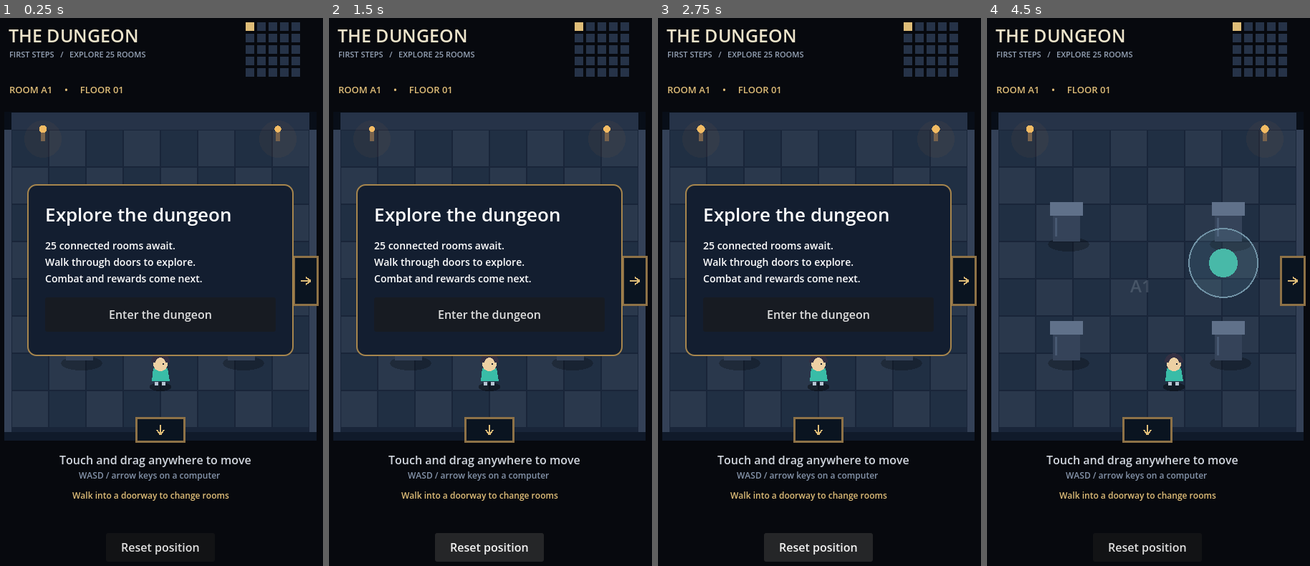
Above: before the commit, frames 1-4 (left to right).
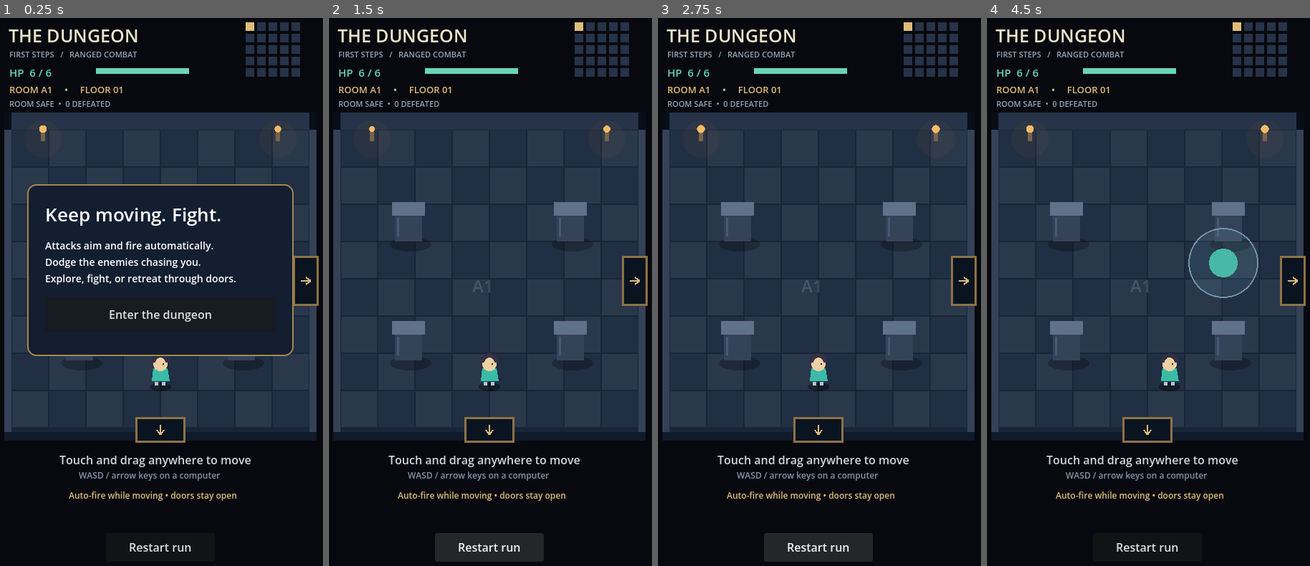
Above: after the commit, the same moments.

Repository: gabrieldragoscalin-hash/novels
Game: Godot game, scene res://scenes/room.tscn
Two runs of this game, one before a commit and one after it. Both use one fixed random seed, a clock stepped at 60 frames per second and the inputs below.
Inputs (mouse positions are in pixels of both pictures, inside the frame that each line leads up to):
- Up to frame 1 (0.25 s): no input
- Up to frame 2 (1.5 s): click (490, 549) at 0.5 s, where only the run before the commit has a clickable "Reset position"; click (490, 549) at 1.25 s, where only the run after the commit has a clickable "Restart run"
- Up to frame 3 (2.75 s): click (819, 549) at 2 s, where only the run after the commit has a clickable "Restart run"
- Up to frame 4 (4.5 s): click (1148, 549) at 2.75 s, where only the run after the commit has a clickable "Restart run"; click (1148, 313) at 3.5 s, where only the run before the commit has a clickable "Enter the dungeon"; tap Enter at 4.25 s; move the mouse to (1222, 264) at 4.27 s; hold D from 4.28 s (still down); click (1222, 264) at 4.42 s

The runs differ from the first frame. In frame 1, 3.4% of the frame differs, in the area x 3-74%, y 6-98%; in frame 2, 17%, in the area x 3-91%, y 6-98%; in frame 3, 17%; in frame 4, 1.5%.

Commit message:
Add moving auto-fire combat, chasing enemies, and death restart

Diff:
--- /dev/null
+++ b/scripts/combat.gd
@@ -0,0 +1,147 @@
+extends RefCounted
+## Pure encounter state, shared with room storage; no enemy respawns on re-entry.
+const ENEMY_HP := 3
+const ENEMY_SPEED := 67.0
+const FIRE_INTERVAL := 0.45
+const BULLET_SPEED := 390.0
+const MAX_HEALTH := 6
+var health := MAX_HEALTH
+var hurt_time := 0.0
+var grace_time := 0.0
+var fire_time := 0.0
+var enemies: Array = []
+var bullets: Array = []
+var impacts: Array = []
+var kills := 0
+var nav := AStarGrid2D.new()
+var bounds: Rect2
+var obstacles: Array[Rect2]
+
+func _init(room_bounds: Rect2, pillars: Array[Rect2]) -> void:
+	bounds = room_bounds
+	obstacles = pillars
+	nav.region = Rect2i(0, 0, 25, 25)
+	nav.cell_size = Vector2(16, 16)
+	nav.offset = Vector2(48, 190)
+	nav.diagonal_mode = AStarGrid2D.DIAGONAL_MODE_ONLY_IF_NO_OBSTACLES
+	nav.update()
+	for y in range(25):
+		for x in range(25):
+			var cell := Vector2i(x, y)
+			nav.set_point_solid(cell, blocked(nav.get_point_position(cell), 15))
+
+func enter(state: Dictionary, player: Vector2) -> void:
+	bullets.clear()
+	impacts.clear()
+	fire_time = 0.15
+	grace_time = 0.7
+	enemies = state["enemies"]
+	# Keep doorway arrivals safe without healing or resurrecting enemies.
+	for enemy in enemies:
+		if enemy["hp"] <= 0: continue
+		if enemy["pos"].distance_to(player) < 90:
+			var best := Vector2(240, 270)
+			for point in [Vector2(240, 270), Vector2(192, 385), Vector2(288, 385), Vector2(240, 510)]:
+				if point.distance_to(player) > best.distance_to(player): best = point
+			enemy["pos"] = best
+		enemy["path"] = PackedVector2Array()
+		enemy["repath"] = 0.0
+
+func blocked(point: Vector2, radius: float) -> bool:
+	if not bounds.grow(-radius).has_point(point): return true
+	for obstacle in obstacles:
+		if obstacle.grow(radius).has_point(point): return true
+	return false
+
+func wall_between(a: Vector2, b: Vector2) -> bool:
+	for obstacle in obstacles:
+		var rect := obstacle.grow(3)
+		if rect.has_point(a) or rect.has_point(b): return true
+		var corners := [rect.position, Vector2(rect.end.x, rect.position.y), rect.end, Vector2(rect.position.x, rect.end.y)]
+		for i in range(4):
+			if Geometry2D.segment_intersects_segment(a, b, corners[i], corners[(i + 1) % 4]) != null: return true
+	return false
+
+func _cell(point: Vector2) -> Vector2i:
+	var cell := Vector2i(((point - nav.offset) / 16.0).round())
+	cell.x = clampi(cell.x, 0, 24)
+	cell.y = clampi(cell.y, 0, 24)
+	if nav.is_point_solid(cell):
+		var nearest := INF
+		var best := cell
+		for y in range(maxi(0, cell.y - 3), mini(25, cell.y + 4)):
+			for x in range(maxi(0, cell.x - 3), mini(25, cell.x + 4)):
+				var candidate := Vector2i(x, y)
+				var distance := nav.get_point_position(candidate).distance_squared_to(point)
+				if not nav.is_point_solid(candidate) and distance < nearest:
+					nearest = distance
+					best = candidate
+		cell = best
+	return cell
+
+func tick(delta: float, player: Vector2) -> void:
+	if health <= 0: return
+	hurt_time = maxf(0, hurt_time - delta)
+	grace_time = maxf(0, grace_time - delta)
+	fire_time -= delta
+	for impact in impacts: impact["life"] -= delta
+	impacts = impacts.filter(func(impact): return impact["life"] > 0)
+	# Target the nearest enemy with a clear shot. Moving never suppresses firing.
+	var target: Dictionary = {}
+	var closest := INF
+	for enemy in enemies:
+		if enemy["hp"] <= 0: continue
+		enemy["flash"] = maxf(0, enemy["flash"] - delta)
+		var distance: float = player.distance_squared_to(enemy["pos"])
+		if distance < closest and not wall_between(player, enemy["pos"]):
+			target = enemy
+			closest = distance
+	if not target.is_empty() and fire_time <= 0:
+		bullets.append({"pos": player, "velocity": player.direction_to(target["pos"]) * BULLET_SPEED, "life": 1.6})
+		fire_time = FIRE_INTERVAL
+	# Small swept steps prevent projectiles skipping walls or enemies on slow frames.
+	for bullet in bullets:
+		bullet["life"] -= delta
+		var motion: Vector2 = bullet["velocity"] * delta
+		var steps := maxi(1, int(ceil(motion.length() / 5.0)))
+		for step in range(steps):
+			var next: Vector2 = bullet["pos"] + motion / steps
+			if not bounds.has_point(next) or wall_between(bullet["pos"], next):
+				bullet["life"] = 0
+				break
+			bullet["pos"] = next
+			var hit := false
+			for enemy in enemies:
+				if enemy["hp"] > 0 and next.distance_to(enemy["pos"]) <= 17:
+					enemy["hp"] -= 1
+					enemy["flash"] = 0.13
+					bullet["life"] = 0
+					impacts.append({"pos": next, "life": 0.22})
+					if enemy["hp"] <= 0: kills += 1
+					hit = true
+					break
+			if hit: break
+	bullets = bullets.filter(func(bullet): return bullet["life"] > 0)
+	for enemy in enemies:
+		if enemy["hp"] <= 0: continue
+		enemy["repath"] -= delta
+		if enemy["repath"] <= 0:
+			enemy["repath"] = 0.3
+			enemy["path"] = nav.get_point_path(_cell(enemy["pos"]), _cell(player))
+			if enemy["path"].size() > 1: enemy["path"].remove_at(0)
+		var destination := player
+		if not enemy["path"].is_empty(): destination = enemy["path"][0]
+		var next: Vector2 = enemy["pos"].move_toward(destination, ENEMY_SPEED * delta)
+		if not blocked(next, 13): enemy["pos"] = next
+		if not enemy["path"].is_empty() and enemy["pos"].distance_to(destination) < 3:
+			enemy["path"].remove_at(0)
+		if enemy["pos"].distance_to(player) < 26 and hurt_time <= 0 and grace_time <= 0:
+			health -= 1
+			hurt_time = 1.0
+			if health <= 0: break
+
+func alive_count() -> int:
+	var count := 0
+	for enemy in enemies:
+		if enemy["hp"] > 0: count += 1
+	return count
--- a/scripts/dungeon.gd
+++ b/scripts/dungeon.gd
@@ -1,5 +1,5 @@
 extends RefCounted
-## Room state survives travel; encounters and floor progression come later.
+## Room and enemy state survives travel; floor progression comes later.
 const SIZE := Vector2i(5, 5)
 var current := Vector2i.ZERO
 var rooms: Dictionary = {}
@@ -7,7 +7,13 @@
 func _init() -> void:
 	for y in range(SIZE.y):
 		for x in range(SIZE.x):
-			rooms[Vector2i(x, y)] = {"visits": 0}
+			var enemies: Array = []
+			# Deterministic test encounters; final room generation comes later.
+			if (x + 2 * y) % 4 != 0:
+				var spawns := [Vector2(240, 270), Vector2(192, 385), Vector2(288, 385)]
+				for i in range(1 + (x + y) % 3):
+					enemies.append({"pos": spawns[i], "hp": 3, "flash": 0.0, "repath": 0.0, "path": PackedVector2Array()})
+			rooms[Vector2i(x, y)] = {"visits": 0, "enemies": enemies}
 	enter(current)
 
 func contains(cell: Vector2i) -> bool:
--- a/scripts/room.gd
+++ b/scripts/room.gd
@@ -1,12 +1,18 @@
 extends Node2D
-## Connected-room prototype; combat and floor progression come later.
+## First combat prototype: auto-fire while moving and persistent encounters.
 signal transition_finished
+const CombatState = preload("res://scripts/combat.gd")
 const DungeonState = preload("res://scripts/dungeon.gd")
 const SPEED := 185.0
 const RADIUS := 12.0
 const FLOOR := Rect2(32, 174, 416, 422)
 const PILLARS: Array[Rect2] = [Rect2(108, 290, 38, 40), Rect2(334, 290, 38, 40), Rect2(108, 456, 38, 40), Rect2(334, 456, 38, 40)]
 var dungeon = DungeonState.new()
+var combat = CombatState.new(FLOOR, PILLARS)
+var death_panel: PanelContainer
+var health_label: Label
+var encounter_label: Label
+var focused := true
 var transitioning := false
 var fade: ColorRect
 var player := Vector2(240, 530)
@@ -26,6 +32,7 @@
 func _ready() -> void:
 	_build_ui()
 	_update_room_label()
+	combat.enter(dungeon.rooms[dungeon.current], player)
 	get_viewport().focus_exited.connect(_release_stick)
 	queue_redraw()
 
@@ -37,16 +44,18 @@
 	root.mouse_filter = Control.MOUSE_FILTER_IGNORE
 	ui.add_child(root)
 	_label(root, "THE DUNGEON", Vector2(28, 25), 25, Color("eee5cc"))
-	_label(root, "FIRST STEPS   /   EXPLORE 25 ROOMS", Vector2(29, 61), 11, Color("96a3b6"))
+	_label(root, "FIRST STEPS   /   RANGED COMBAT", Vector2(29, 61), 11, Color("96a3b6"))
+	health_label = _label(root, "HP  6 / 6", Vector2(29, 83), 15, Color("69d4b8"))
+	encounter_label = _label(root, "", Vector2(29, 130), 11, Color("96a3b6"))
 	status_label = _label(root, "ROOM A1     •     FLOOR 01", Vector2(29, 109), 13, Color("dfbd78"))
 	_label(root, "Touch and drag anywhere to move", Vector2(99, 623), 16, Color("d2d7df"))
 	_label(root, "WASD / arrow keys on a computer", Vector2(126, 648), 12, Color("8594aa"))
-	_label(root, "Walk into a doorway to change rooms", Vector2(117, 676), 12, Color("dfbd78"))
+	_label(root, "Auto-fire while moving • doors stay open", Vector2(112, 676), 12, Color("dfbd78"))
 	var reset := Button.new()
-	reset.text = "Reset position"
+	reset.text = "Restart run"
 	reset.position = Vector2(164, 737)
 	reset.size = Vector2(152, 40)
-	reset.pressed.connect(reset_player)
+	reset.pressed.connect(restart_run)
 	root.add_child(reset)
 	movement_blockers.append(reset)
 	start_panel = PanelContainer.new()
@@ -66,11 +75,11 @@
 	box.add_theme_constant_override("separation", 16)
 	start_panel.add_child(box)
 	var title := Label.new()
-	title.text = "Explore the dungeon"
+	title.text = "Keep moving. Fight."
 	title.add_theme_font_size_override("font_size", 26)
 	box.add_child(title)
 	var text := Label.new()
-	text.text = "25 connected rooms await.\nWalk through doors to explore.\nCombat and rewards come next."
+	text.text = "Attacks aim and fire automatically.\nDodge the enemies chasing you.\nExplore, fight, or retreat through doors."
 	text.add_theme_font_size_override("font_size", 14)
 	box.add_child(text)
 	var start := Button.new()
@@ -79,6 +88,28 @@
 	start.pressed.connect(start_game)
 	box.add_child(start)
 	root.add_child(start_panel)
+	death_panel = PanelContainer.new()
+	death_panel.position = Vector2(54, 250)
+	death_panel.size = Vector2(372, 240)
+	death_panel.add_theme_stylebox_override("panel", style)
+	var death_box := VBoxContainer.new()
+	death_box.add_theme_constant_override("separation", 18)
+	death_panel.add_child(death_box)
+	var death_title := Label.new()
+	death_title.text = "Your run has ended"
+	death_title.add_theme_font_size_override("font_size", 24)
+	death_box.add_child(death_title)
+	var death_text := Label.new()
+	death_text.text = "Try again. Keep moving to dodge.\nThe hub and progression come later."
+	death_text.add_theme_font_size_override("font_size", 14)
+	death_box.add_child(death_text)
+	var retry := Button.new()
+	retry.text = "Start a new run"
+	retry.custom_minimum_size.y = 48
+	retry.pressed.connect(restart_run)
+	death_box.add_child(retry)
+	root.add_child(death_panel)
+	death_panel.hide()
 	var overlay := CanvasLayer.new()
 	overlay.layer = 10
 	add_child(overlay)
@@ -102,6 +133,16 @@
 	active = true
 	start_panel.hide()
 
+func restart_run() -> void:
+	if transitioning: return
+	dungeon = DungeonState.new()
+	combat = CombatState.new(FLOOR, PILLARS)
+	reset_player()
+	combat.enter(dungeon.rooms[dungeon.current], player)
+	death_panel.hide()
+	_update_room_label()
+	start_game()
+
 func reset_player() -> void:
 	if transitioning: return
 	player = Vector2(240, 530)
@@ -116,7 +157,10 @@
 
 func _notification(what: int) -> void:
 	if what == NOTIFICATION_APPLICATION_FOCUS_OUT:
+		focused = false
 		_release_stick()
+	elif what == NOTIFICATION_APPLICATION_FOCUS_IN:
+		focused = true
 
 func _input(event: InputEvent) -> void:
 	if not active:
@@ -149,7 +193,7 @@
 
 func _physics_process(delta: float) -> void:
 	clock += delta
-	if active and not transitioning:
+	if active and not transitioning and focused:
 		var direction := Vector2.ZERO
 		if Input.is_physical_key_pressed(KEY_A) or Input.is_physical_key_pressed(KEY_LEFT): direction.x -= 1
 		if Input.is_physical_key_pressed(KEY_D) or Input.is_physical_key_pressed(KEY_RIGHT): direction.x += 1
@@ -159,6 +203,13 @@
 			direction += (stick_position - stick_origin).limit_length(45.0) / 45.0
 		if direction.length() > 0.08:
 			move_player(direction.limit_length(1.0) * SPEED * delta)
+		if not transitioning:
+			combat.tick(delta, player)
+			if combat.health <= 0:
+				active = false
+				_release_stick()
+				death_panel.show()
+	_update_combat_labels()
 	queue_redraw()
 
 func move_player(motion: Vector2) -> void:
@@ -199,6 +250,7 @@
 		elif direction == Vector2i.LEFT: player = Vector2(408, 385)
 		elif direction == Vector2i.DOWN: player = Vector2(240, 214)
 		else: player = Vector2(240, 556)
+		combat.enter(dungeon.rooms[dungeon.current], player)
 		_update_room_label()
 	)
 	tween.tween_property(fade, "color:a", 0.0, 0.12)
@@ -209,6 +261,12 @@
 
 func _update_room_label() -> void:
 	status_label.text = "ROOM %s     •     FLOOR 01" % dungeon.room_name()
+
+func _update_combat_labels() -> void:
+	health_label.text = "HP  %d / %d" % [combat.health, combat.MAX_HEALTH]
+	health_label.modulate = Color("ff8b83") if combat.hurt_time > 0.7 else Color.WHITE
+	var alive: int = combat.alive_count()
+	encounter_label.text = "%d ENEMIES  •  %d DEFEATED" % [alive, combat.kills] if alive > 0 else "ROOM SAFE  •  %d DEFEATED" % combat.kills
 
 func _blocked(pos: Vector2) -> bool:
 	for pillar in PILLARS:
@@ -235,16 +293,29 @@
 		if dungeon.contains(dungeon.current + direction):
 			_draw_door(direction)
 	_draw_minimap()
+	draw_rect(Rect2(150, 88, 130, 8), Color("263348"))
+	draw_rect(Rect2(150, 88, 130.0 * combat.health / combat.MAX_HEALTH, 8), Color("69d4b8"))
 	draw_string(font, Vector2(216, 401), dungeon.room_name(), HORIZONTAL_ALIGNMENT_LEFT, -1, 24, Color(0.8, 0.85, 0.9, 0.18))
 	for x in [76, 404]:
 		draw_circle(Vector2(x, 187), 26, Color(0.95, 0.55, 0.2, 0.045))
 		draw_rect(Rect2(x - 3, 175, 6, 15), Color("78634d"))
 		draw_circle(Vector2(x, 173), 5 + sin(clock * 7 + x) * 0.7, Color("f4bb63"))
-	for pillar in PILLARS:
-		if pillar.end.y <= player.y: _draw_pillar(pillar)
-	_draw_player()
-	for pillar in PILLARS:
-		if pillar.end.y > player.y: _draw_pillar(pillar)
+	var actors: Array = []
+	for pillar in PILLARS: actors.append({"y": pillar.end.y, "pillar": pillar})
+	actors.append({"y": player.y, "player": true})
+	for enemy in combat.enemies:
+		if enemy["hp"] > 0: actors.append({"y": enemy["pos"].y, "enemy": enemy})
+	actors.sort_custom(func(a, b): return a["y"] < b["y"])
+	for actor in actors:
+		if actor.has("pillar"): _draw_pillar(actor["pillar"])
+		elif actor.has("enemy"): _draw_enemy(actor["enemy"])
+		elif combat.hurt_time <= 0 or int(clock * 14) % 2 == 0: _draw_player()
+	for bullet in combat.bullets:
+		var tip: Vector2 = bullet["pos"] + Vector2(0, -16)
+		draw_line(tip - bullet["velocity"].normalized() * 12, tip, Color("f6c96c"), 3)
+		draw_circle(tip, 3, Color("fff0ba"))
+	for impact in combat.impacts:
+		draw_arc(impact["pos"] + Vector2(0, -16), (0.22 - impact["life"]) * 85 + 3, 0, TAU, 12, Color(1, 0.8, 0.4, impact["life"] / 0.22), 2)
 	if pointer != -1 or pointer_mouse:
 		draw_circle(stick_origin, 48, Color(0.5, 0.75, 0.85, 0.12))
 		draw_arc(stick_origin, 48, 0, TAU, 48, Color("7193a6"), 2)
@@ -296,3 +367,14 @@
 			if dungeon.rooms[cell]["visits"] > 0: color = Color("527b80")
 			if cell == dungeon.current: color = Color("dfbd78")
 			draw_rect(Rect2(359 + x * 16, 24 + y * 16, 12, 12), color)
+
+func _draw_enemy(enemy: Dictionary) -> void:
+	var pos: Vector2 = enemy["pos"]
+	_draw_shadow(pos + Vector2(0, 3), Vector2(16, 7), Color(0, 0, 0, 0.35))
+	var color := Color("ffecce") if enemy["flash"] > 0 else Color("c85e72")
+	draw_circle(pos + Vector2(0, -13), 15, color)
+	draw_colored_polygon(PackedVector2Array([pos + Vector2(-12, -20), pos + Vector2(-12, -33), pos + Vector2(-3, -25)]), color)
+	draw_colored_polygon(PackedVector2Array([pos + Vector2(12, -20), pos + Vector2(12, -33), pos + Vector2(3, -25)]), color)
+	for x in [-5, 5]: draw_circle(pos + Vector2(x, -16), 2.5, Color("ffeaa4"))
+	draw_rect(Rect2(pos + Vector2(-17, -43), Vector2(34, 4)), Color("111a29"))
+	draw_rect(Rect2(pos + Vector2(-17, -43), Vector2(34.0 * enemy["hp"] / 3.0, 4)), Color("ed8392"))
--- /dev/null
+++ b/tests/combat_smoke.gd
@@ -0,0 +1,73 @@
+extends SceneTree
+const Combat = preload("res://scripts/combat.gd")
+const Dungeon = preload("res://scripts/dungeon.gd")
+const BOUNDS := Rect2(32, 174, 416, 422)
+const PILLARS: Array[Rect2] = [Rect2(108, 290, 38, 40), Rect2(334, 290, 38, 40), Rect2(108, 456, 38, 40), Rect2(334, 456, 38, 40)]
+
+func enemy_at(pos: Vector2) -> Dictionary:
+	return {"pos": pos, "hp": 3, "flash": 0.0, "repath": 0.0, "path": PackedVector2Array()}
+
+func _initialize() -> void:
+	call_deferred("run")
+
+func run() -> void:
+	var combat = Combat.new(BOUNDS, PILLARS)
+	var state := {"enemies": [enemy_at(Vector2(240, 270))]}
+	combat.enter(state, Vector2(240, 530))
+	for frame in range(180):
+		combat.tick(1.0 / 60, Vector2(220 + frame * 0.15, 530))
+	assert(combat.kills == 1 and combat.alive_count() == 0, "Auto-fire must defeat enemies while player moves")
+	assert(combat.health == combat.MAX_HEALTH)
+
+	combat = Combat.new(BOUNDS, PILLARS)
+	state = {"enemies": [enemy_at(Vector2(180, 310))]}
+	combat.enter(state, Vector2(90, 310))
+	combat.fire_time = 999
+	combat.bullets.append({"pos": Vector2(90, 310), "velocity": Vector2(390, 0), "life": 1.6})
+	combat.tick(0.5, Vector2(90, 310))
+	assert(state["enemies"][0]["hp"] == 3 and combat.bullets.is_empty(), "Pillars must stop bullets, even on slow frames")
+	combat.hurt_time = 999
+	for frame in range(300):
+		combat.tick(1.0 / 60, Vector2(90, 310))
+		assert(not combat.blocked(state["enemies"][0]["pos"], 13), "Enemies must not walk through pillars")
+	assert(state["enemies"][0]["pos"].distance_to(Vector2(90, 310)) < 30, "Enemy must navigate around the pillar")
+
+	combat = Combat.new(BOUNDS, PILLARS)
+	state = {"enemies": [enemy_at(Vector2(240, 530))]}
+	combat.enemies = state["enemies"]
+	combat.fire_time = 999
+	combat.tick(1.0 / 60, Vector2(240, 530))
+	assert(combat.health == 5)
+	combat.tick(0.1, Vector2(240, 530))
+	assert(combat.health == 5, "Contact must respect invulnerability")
+	for hit in range(5):
+		combat.hurt_time = 0
+		combat.tick(1.0 / 60, Vector2(240, 530))
+	assert(combat.health == 0)
+	combat.tick(1, Vector2(240, 530))
+	assert(combat.health == 0, "Death must stop further damage")
+
+	var dungeon = Dungeon.new()
+	combat = Combat.new(BOUNDS, PILLARS)
+	var room_state: Dictionary = dungeon.rooms[Vector2i(1, 0)]
+	combat.enter(room_state, Vector2(72, 385))
+	combat.enemies[0]["hp"] = 0
+	combat.enemies[1]["hp"] = 1
+	combat.bullets.append({"pos": Vector2.ZERO, "velocity": Vector2.ZERO, "life": 1})
+	combat.enter(dungeon.rooms[Vector2i.ZERO], Vector2(408, 385))
+	assert(combat.bullets.is_empty(), "Bullets cannot travel between rooms")
+	combat.enter(room_state, Vector2(72, 385))
+	assert(combat.enemies[0]["hp"] == 0 and combat.enemies[1]["hp"] == 1, "Dead and damaged enemies must retain state on revisit")
+
+	var room = load("res://scenes/room.tscn").instantiate()
+	root.add_child(room)
+	room.start_game()
+	room.combat.health = 0
+	room._physics_process(1.0 / 60)
+	assert(not room.active and room.death_panel.visible, "Death must show restart interface")
+	room.restart_run()
+	assert(room.active and not room.death_panel.visible and room.combat.health == 6)
+	assert(room.dungeon.current == Vector2i.ZERO and room.combat.kills == 0)
+	print("PASS: moving auto-fire, kills, projectile walls, enemy navigation, contact damage, invulnerability, room persistence, death/restart")
+	room.queue_free()
+	quit(0)
Not shown, added: scripts/combat.gd.uid
Not shown, added: tests/combat_smoke.gd.uid
Not shown, changed: GAME_DESIGN.md
